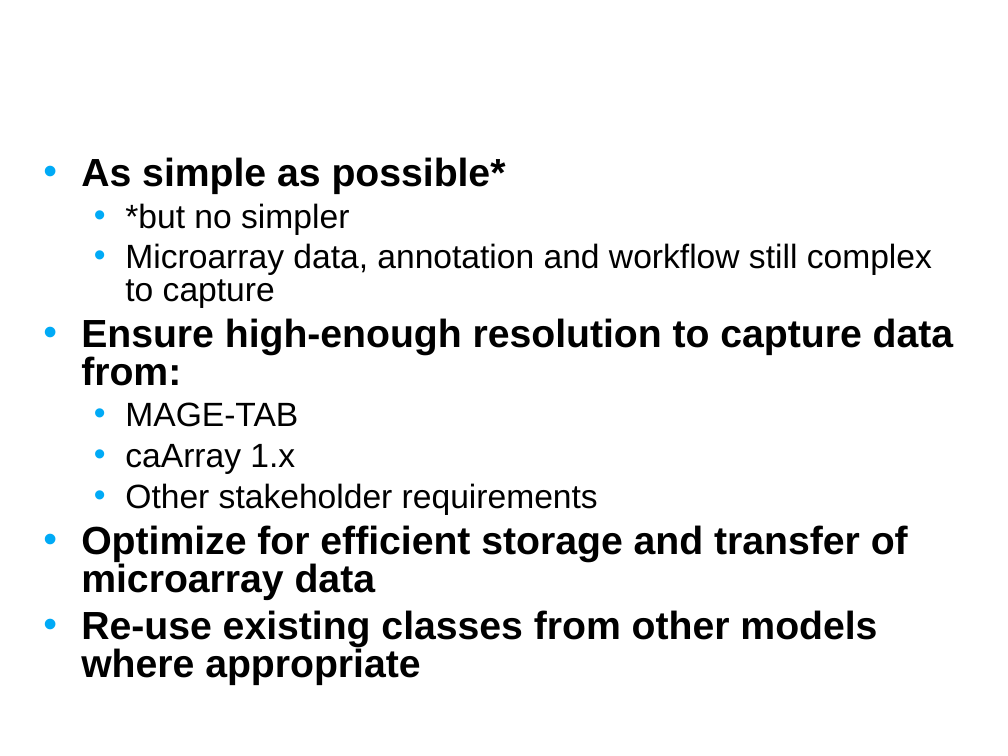
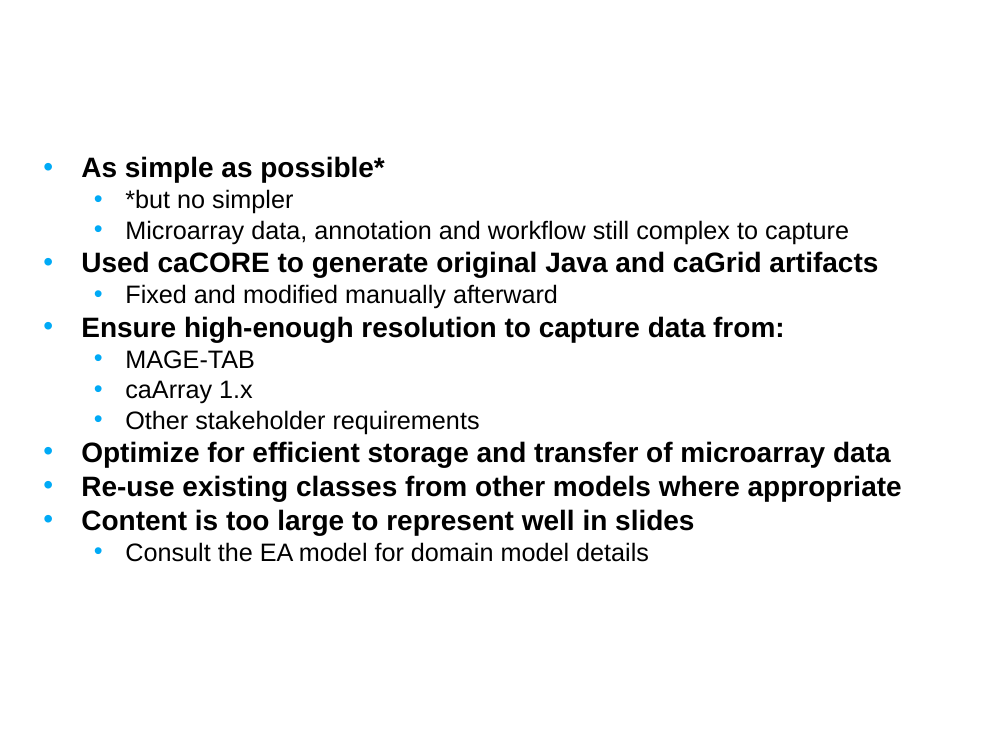
Before and after one commit to NCIP/caarray-docs, a slide deck: slide 7 of implementation/caarray_silver_compatibility_review/01. caarray_silver_compat_kickoff_Feb_2008.ppt. Drawn at 1008x756 pixels with LibreOffice and Linux fonts; fonts in the diff are those of the drawing; background and template pictures are left out. Boxes give left, top, right and bottom in pixels: in the first picture for what was removed or moved away, otherwise in the second. Text is boxed around its words. In the diff, an @@ line names an element or a change of style, - is before the commit and + after.

Commit message:
Added / revised silver compliance artifacts.

```diff
--- a/implementation/caarray_silver_compatibility_review/01. caarray_silver_compat_kickoff_Feb_2008.ppt
+++ b/implementation/caarray_silver_compatibility_review/01. caarray_silver_compat_kickoff_Feb_2008.ppt
@@ text at (81,156,902,501): size 28 to 20 pt in "As simple as possible*", "Ensure high-enough resolution to capture data from:", "Optimize for efficient storage and transfer of ...", "Re-use existing classes from other models where ..."; size 24 to 18 pt in "*but no simpler", "Microarray data, annotation and workflow still complex ...", "MAGE-TAB", "caArray 1.x" and 1 more places; less space between paragraphs @@
@@ text at (81,251,878,309): paragraphs added @@
+• Used caCORE to generate original Java and caGrid artifacts
+  • Fixed and modified manually afterward
@@ text at (81,509,694,562): paragraphs added @@
+• Content is too large to represent well in slides
+  • Consult the EA model for domain model details
```
Also in this commit, not shown: 1 other slide changed, 9 slides added, 6 slides removed, 4 other files.
